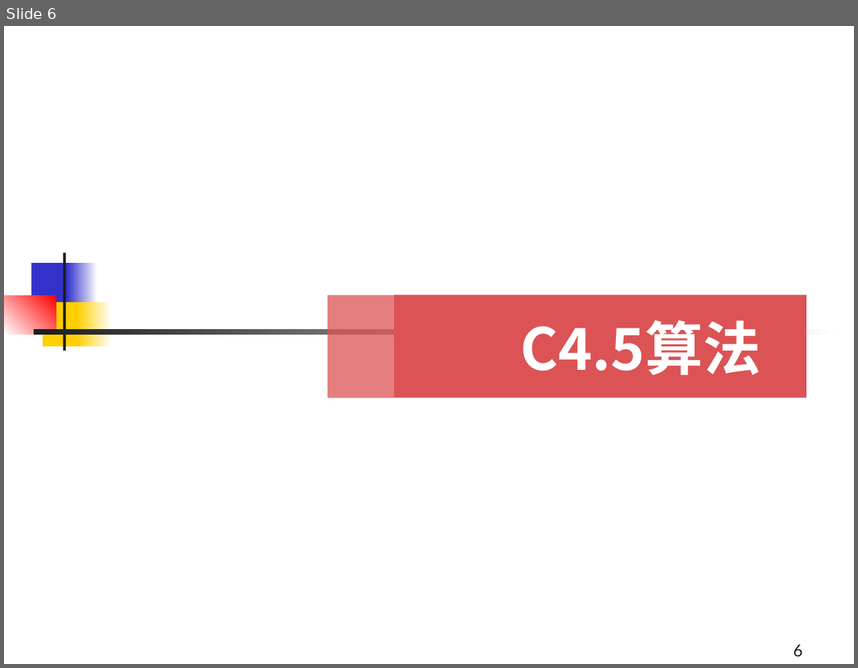
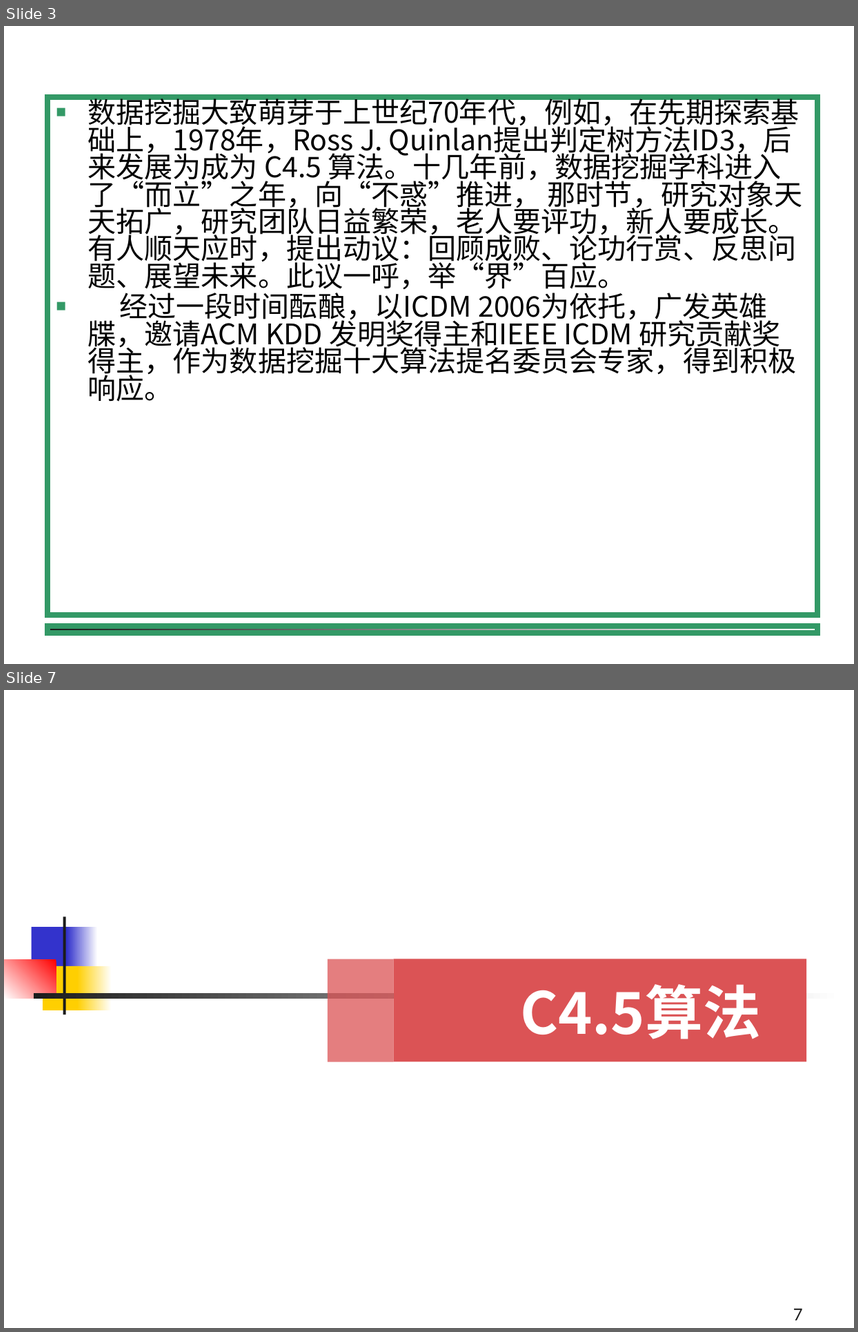
Before and after one commit to shfkuang/shfkuang.github.io, a slide deck: dm/ch4.3.ppt. Shown one above the other, each under a label of ours: slide 6 before the commit, slides 3 and 7 after it; the slides between them are not shown. The pictures are 858x668 and 858x1332 pixels, drawn with LibreOffice and Linux fonts; fonts in the diff are those of the drawing; background and template pictures are left out. Boxes give left, top, right and bottom in pixels: in the first picture for what was removed or moved away, otherwise in the second. Text is boxed around its words. In the diff, an @@ line names an element or a change of style, - is before the commit and + after.

```diff
--- a/dm/ch4.3.ppt
+++ b/dm/ch4.3.ppt
@@ slide 3 added at box(4, 26, 854, 664), background #FFFFFF @@
@@ text added at box(47, 97, 818, 615), outline #339966 4.51 pt, 24 pt, text #000000 @@
+■ 数据挖掘大致萌芽于上世纪70年代，例如，在先期探索基础上，1978年，Ross J. Quinlan提出判定树方法ID3，后来发展为成为 C4.5 算法。十几年前，数据挖掘学科进入了“而立”之年，向“不惑”推进， 那时节，研究对象天天拓广，研究团队日益繁荣，老人要评功，新人要成长。有人顺天应时，提出动议：回顾成败、论功行赏、反思问题、展望未来。此议一呼，举“界”百应。
+■ 经过一段时间酝酿，以ICDM 2006为依托，广发英雄牒，邀请ACM KDD 发明奖得主和IEEE ICDM 研究贡献奖得主，作为数据挖掘十大算法提名委员会专家，得到积极响应。
@@ rectangle added at box(47, 626, 818, 632), fill gradient #FFFFFF to #1C1C1C, outline #339966 4.51 pt @@
@@ what was slide 6 is now slide 7 @@
@@ page number at box(793, 1308, 803, 1320): text changed @@
-6
+7
```
Also in this commit, not shown: 9 slides changed, 11 other slides added, 8 slides removed, 1 other file.
